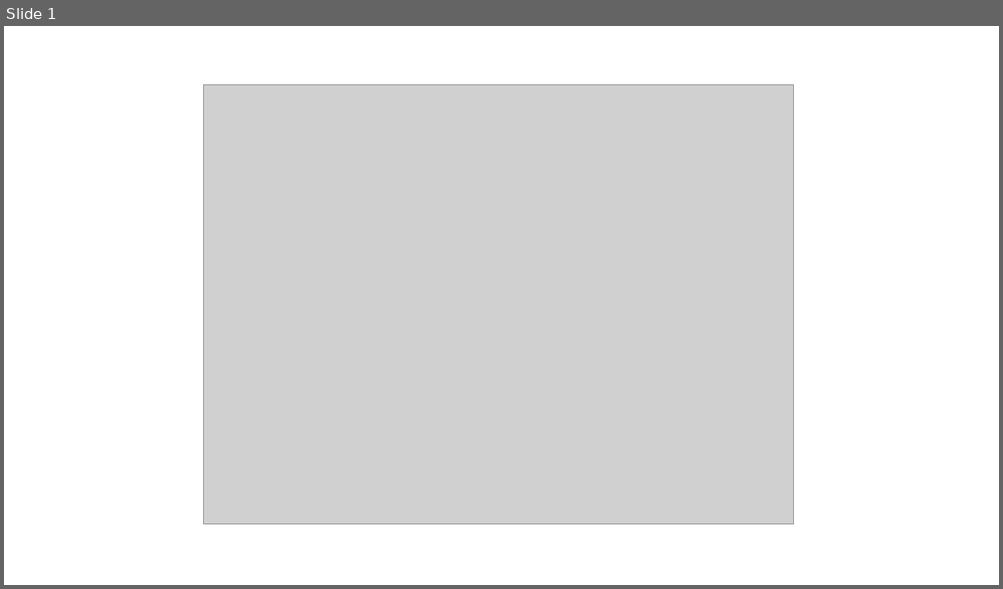
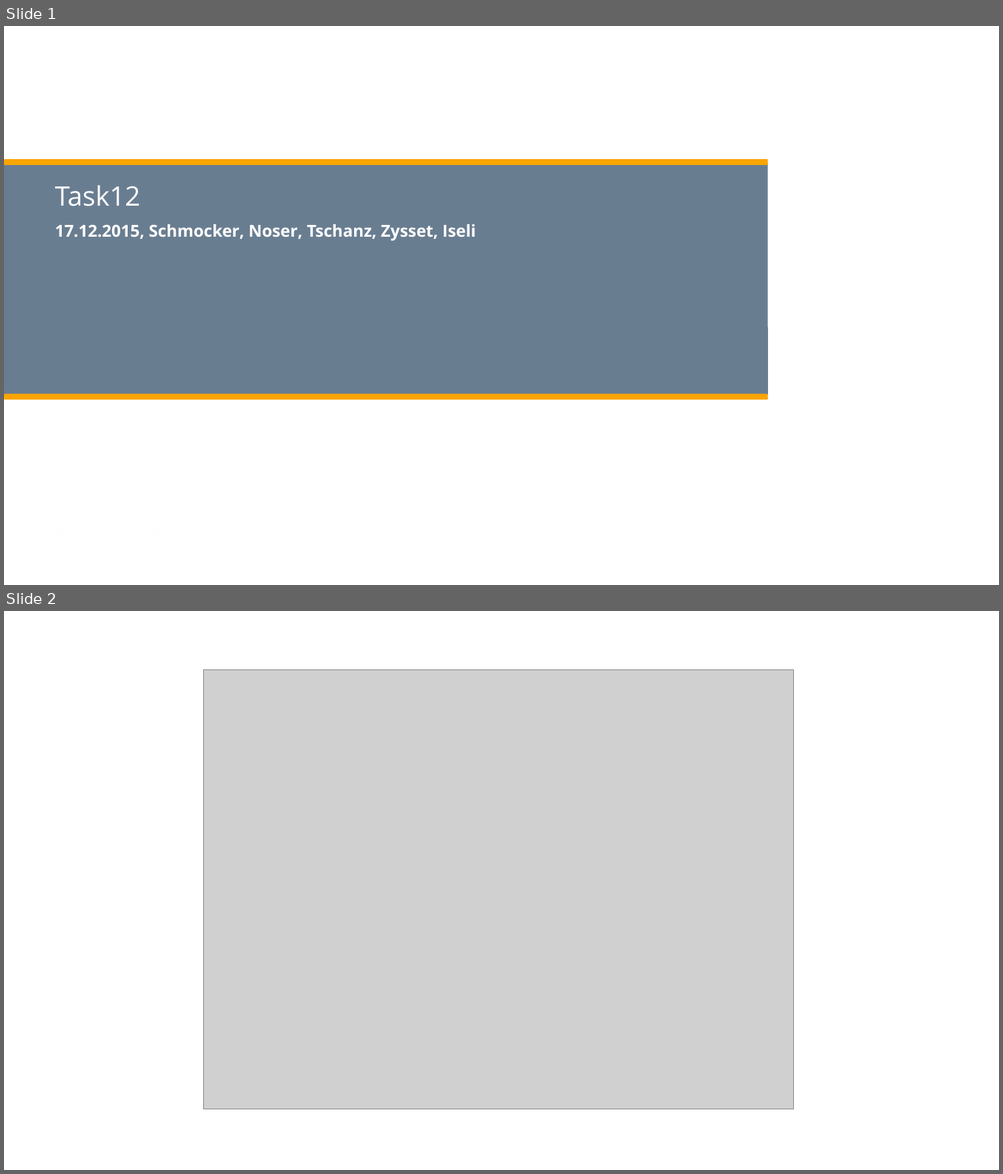
Before and after one commit to zyssm4/ch.bfh.btx8081.w2015.red, a slide deck: doc/Task12/Task 12.pptx. Shown one above the other, each under a label of ours: slide 1 before the commit, slides 1 and 2 after it. The pictures are 1003x589 and 1003x1174 pixels, drawn with LibreOffice and Linux fonts; fonts in the diff are those of the drawing; grey boxes stand for pictures; background and template pictures are left out. Boxes give left, top, right and bottom in pixels: in the first picture for what was removed or moved away, otherwise in the second. Text is boxed around its words. In the diff, an @@ line names an element or a change of style, - is before the commit and + after.

```diff
--- a/doc/Task12/Task 12.pptx
+++ b/doc/Task12/Task 12.pptx
@@ slide 1 added at (4,26,999,585), background #FFFFFF @@
@@ rounded rectangle added at (4,162,768,397), fill #697D91 @@
@@ rounded rectangle added at (4,159,768,166), fill #FAA500 @@
@@ title added at (55,185,140,207), 26 pt, text #FFFFFF @@
+Task12
@@ subtitle added at (55,224,475,241), 16 pt, text #FFFFFF, bold @@
+17.12.2015, Schmocker, Noser, Tschanz, Zysset, Iseli
@@ rounded rectangle added at (4,395,768,400), fill #FAA500 @@
@@ text added at (44,537,721,561), 18 pt, text #FFFFFF @@
+t
@@ what was slide 1 is now slide 2 @@
```
Also in this commit, not shown: 1 slide changed.
